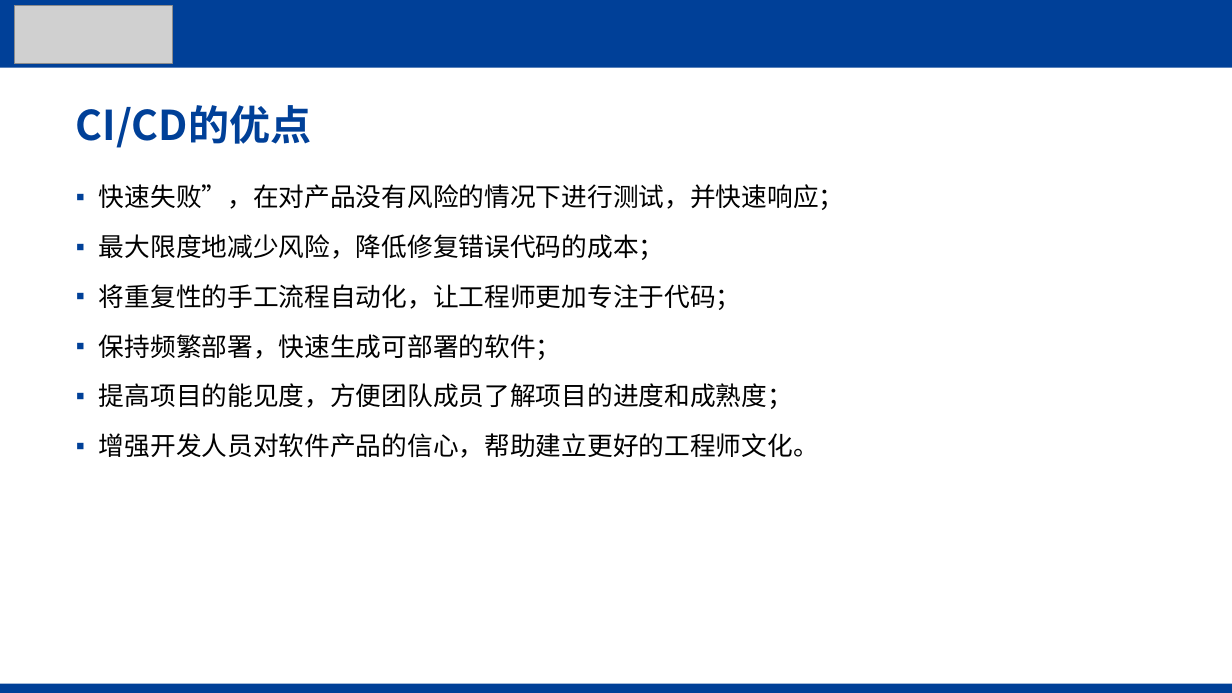
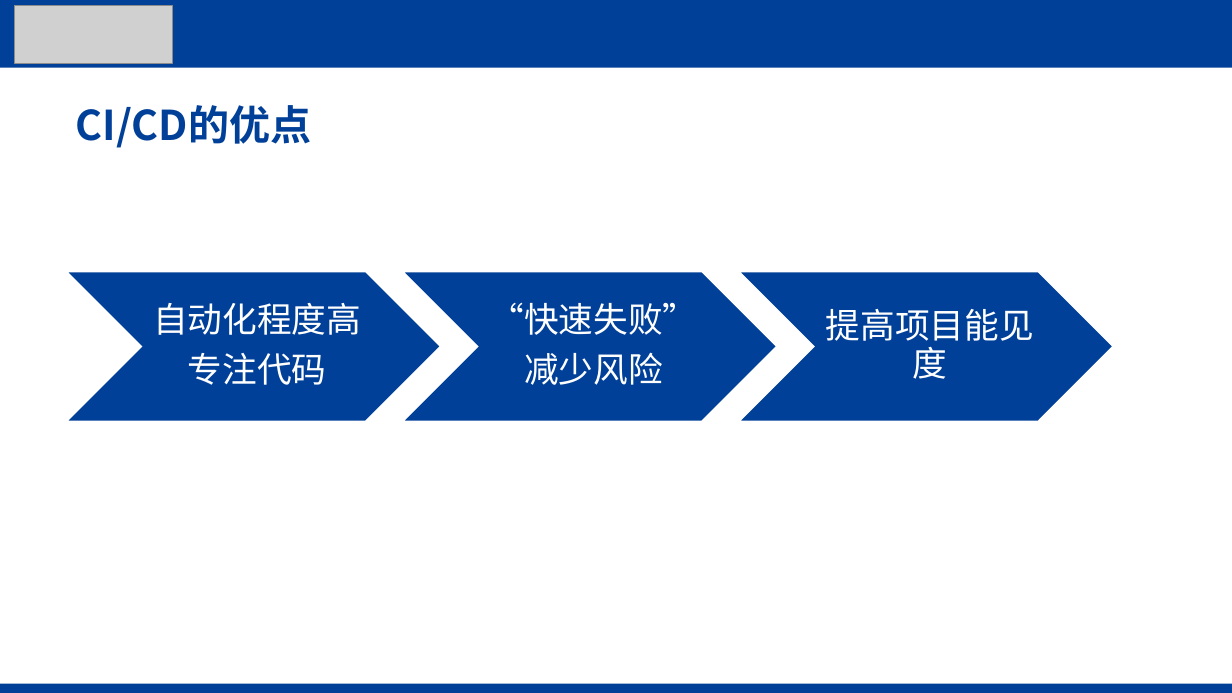
Before and after one commit to sansazhao/CI-CD, a slide deck: slide 11 of CICD介绍.pptx (slide 5 before the commit). Drawn at 1232x693 pixels with LibreOffice and Linux fonts; fonts in the diff are those of the drawing; grey boxes stand for pictures; background and template pictures are left out. Boxes give left, top, right and bottom in pixels: in the first picture for what was removed or moved away, otherwise in the second. Text is boxed around its words. In the diff, an @@ line names an element or a change of style, - is before the commit and + after.

```diff
--- a/CICD介绍.pptx
+++ b/CICD介绍.pptx
@@ text removed at [99,184,845,458] @@
-▪ 快速失败”，在对产品没有风险的情况下进行测试，并快速响应；
-▪ 最大限度地减少风险，降低修复错误代码的成本；
-▪ 将重复性的手工流程自动化，让工程师更加专注于代码；
-▪ 保持频繁部署，快速生成可部署的软件；
-▪ 提高项目的能见度，方便团队成员了解项目的进度和成熟度；
-▪ 增强开发人员对软件产品的信心，帮助建立更好的工程师文化。
@@ group added at [67,272,1113,421]: 3 chevrons, 3 texts @@
+自动化程度高
+专注代码
+“快速失败”
+减少风险
+提高项目能见度
```
Also in this commit, not shown: 5 other slides changed, 6 slides added.
